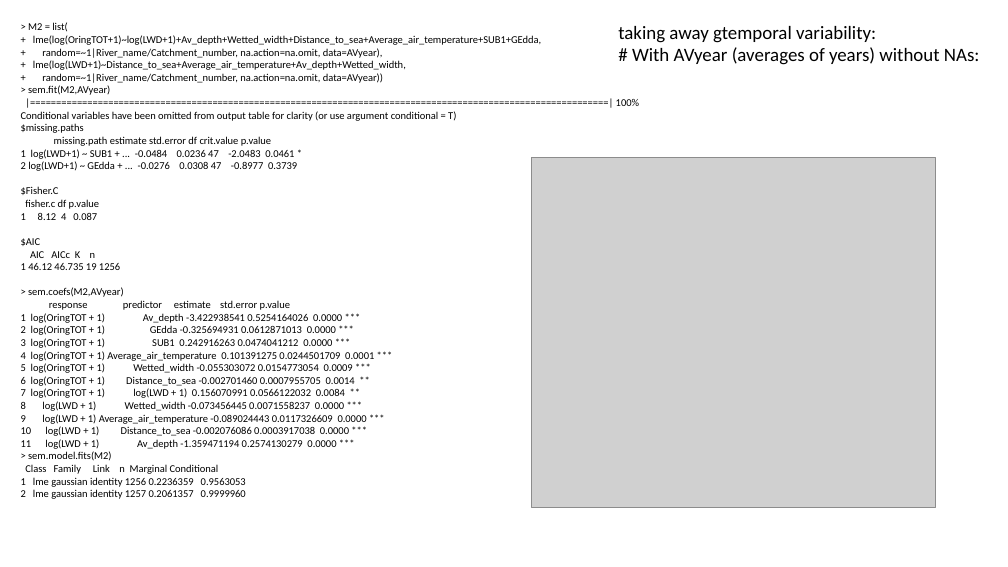
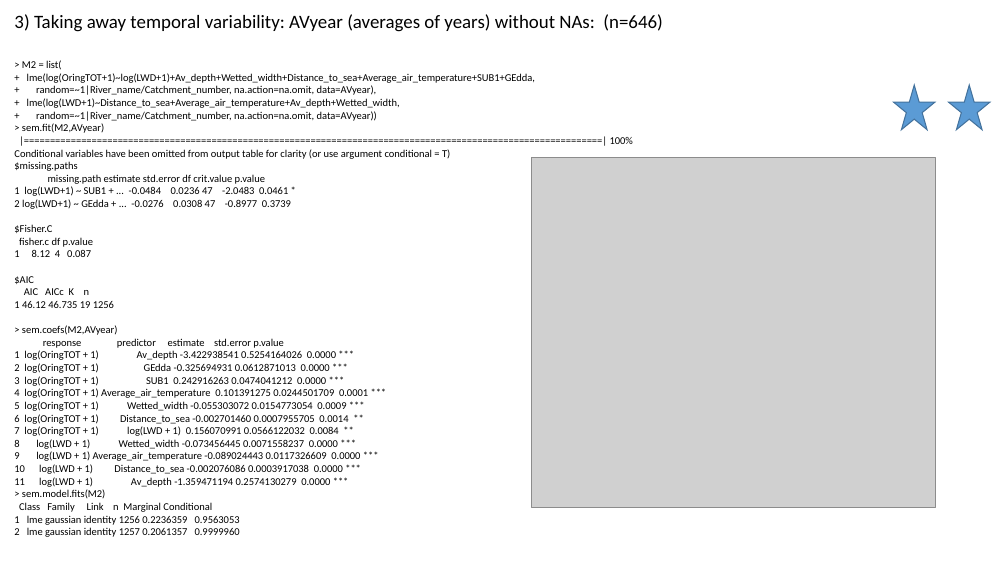
Before and after one commit to SerenaDonadi/Dod-ved, a slide deck: slide 25 of Electrofish data/LWD_analyses.pptx (slide 22 before the commit). Drawn at 1008x567 pixels with LibreOffice and Linux fonts; fonts in the diff are those of the drawing; grey boxes stand for pictures. Boxes give left, top, right and bottom in pixels: in the first picture for what was removed or moved away, otherwise in the second. Text is boxed around its words. In the diff, an @@ line names an element or a change of style, - is before the commit and + after.

Commit message:
model on AV2 for öring

```diff
--- a/Electrofish data/LWD_analyses.pptx
+++ b/Electrofish data/LWD_analyses.pptx
@@ text at [14, 14, 662, 32]: text changed @@
-taking away gtemporal variability:
-# With AVyear (averages of years) without NAs:
+3) Taking away temporal variability: AVyear (averages of years) without NAs: (n=646)
@@ text "> M2 = list(": place and size @@
-text "> M2 = list(" at [21, 22, 639, 499]
+text "> M2 = list(" at [14, 60, 633, 537]
@@ star added at [894, 85, 935, 130], fill #5B9BD5, outline #43739E 1 pt @@
@@ star added at [949, 85, 991, 130], fill #5B9BD5, outline #43739E 1 pt @@
```
Also in this commit, not shown: 6 other slides changed, 7 slides added, 1 slide removed, 1 other file.
